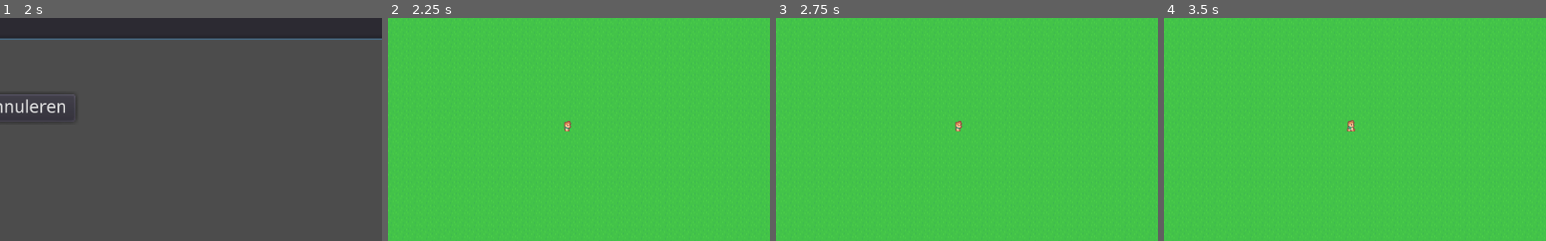
Above: before the commit, frames 1-4 (left to right).
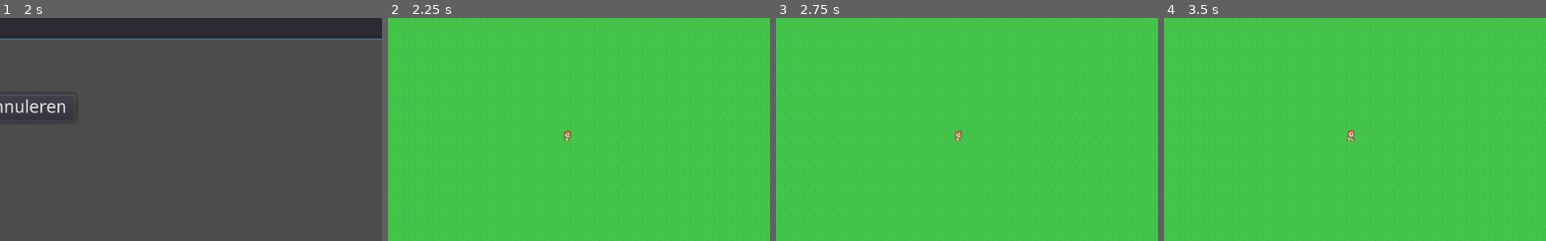
Above: after the commit, the same moments.

Repository: 2zqa/traingame
Game: Godot game, scene res://Scenes/MainMenu/TitleScreen.tscn
Two runs of this game, one before a commit and one after it. Both use one fixed random seed, a clock stepped at 60 frames per second and the inputs below.
Inputs (mouse positions are % of the whole screen's width and height, from its top left):
- Up to frame 1 (2 s): click "Start nieuw spel" at 0.5 s; click (50, 25) at 1.27 s; type "Alex" at 1.35 s
- Up to frame 2 (2.25 s): click "Maken" at 2 s
- Up to frame 3 (2.75 s): no input
- Up to frame 4 (3.5 s): click (4, 18) at 2.75 s
The pictures show only the part of the screen within x 27-77%, y 25-75%; the shares and areas given below are measured in that part.

Frame 1 is identical in both runs. In frame 2, 0.2% of the frame differs, in the area x 46-48%, y 46-56%; in frame 3, 0.2%; in frame 4, 0.2%, in the area x 47-50%, y 45-56%.

Commit message:
Properly align inhabitant

Diff:
--- a/TrainGame-Godot/Scenes/Inhabitant.gd
+++ b/TrainGame-Godot/Scenes/Inhabitant.gd
@@ -2,12 +2,17 @@
 
 var _direction: int = Direction.EAST
 var _speed: float = 8
+var _previous_position: Vector2
+
+func _init() -> void:
+    self._previous_position = position
 
 func _process(delta: float) -> void:
     if Global.paths == null:
         return  # Not in a world
 
-    if Global.paths.is_aligned(self.position):
+    if Global.paths.was_aligned(self._previous_position, self.position):
+        self._teleport(Global.paths.snap_to_grid(self.position))
         var tile_position = Global.paths.to_tile_pos(self.position)
         var new_tile_position = tile_position + Direction.to_vector(self._direction)
         if not Global.paths.can_walk_on(new_tile_position):
@@ -20,6 +25,7 @@
 
     # Move
     var direction_vector = Direction.to_vector(self._direction)
+    self._previous_position = self.position
     self.position += direction_vector * self._speed * delta
     self._update_animation()
 
@@ -33,3 +39,8 @@
         self.animation = "down"
     else:
         self.animation = "left"
+
+# Sets both the current and the previous position to the given value
+func _teleport(position: Vector2) -> void:
+    self.position = position
+    self._previous_position = position
--- a/TrainGame-Godot/Scenes/Inhabitant.tscn
+++ b/TrainGame-Godot/Scenes/Inhabitant.tscn
@@ -78,10 +78,9 @@
 } ]
 
 [node name="Inhabitant" type="AnimatedSprite"]
-frames = SubResource( 22 )
+frames = SubResource( 13 )
 animation = "right"
-frame = 2
 playing = true
 centered = false
-offset = Vector2( 0, -16 )
+offset = Vector2( 0, -3 )
 script = ExtResource( 5 )
--- a/TrainGame-Godot/Scripts/PathsInWorld.gd
+++ b/TrainGame-Godot/Scripts/PathsInWorld.gd
@@ -34,7 +34,28 @@
 func to_tile_pos(position: Vector2) -> Vector2:
     return self._ground.world_to_map(position)
 
-# Returns true if the given position (pixel coords) is aligned to a cell.
-func is_aligned(position: Vector2) -> bool:
-    return int(position.x) % int(self._ground.cell_size.x) == 0 \
-        and int(position.y) % int(self._ground.cell_size.y) == 0
+# Gets the world coordinate from the given tile coordinate
+func to_world_pos(tile_pos: Vector2) -> Vector2:
+    return self._ground.map_to_world(tile_pos)
+
+# Snaps the world position to the tile grid, so that you are aligned.
+# Minimizes the movement, so if you are in the bottom right of one tile, you
+# are moved to the top left of another tile.
+func snap_to_grid(position: Vector2) -> Vector2:
+    var closest_tile_x = round(position.x / self._ground.cell_size.x)
+    var closest_tile_y = round(position.y / self._ground.cell_size.y)
+    return to_world_pos(Vector2(closest_tile_x, closest_tile_y))
+
+# Returns true if the movement from previous_position to position meant that the
+# object was aligned somewhere in between.
+func was_aligned(previous_position: Vector2, position: Vector2) -> bool:
+    var aligned_position = self.snap_to_grid(previous_position)
+    if previous_position.x < aligned_position.x and position.x >= aligned_position.x:
+        return true
+    if previous_position.x > aligned_position.x and position.x <= aligned_position.x:
+        return true
+    if previous_position.y < aligned_position.y and position.y >= aligned_position.y:
+        return true
+    if previous_position.y > aligned_position.y and position.y <= aligned_position.y:
+        return true
+    return false
Not shown: 2 places in TrainGame-Godot/Scenes/Inhabitant.tscn that only renumber resources
